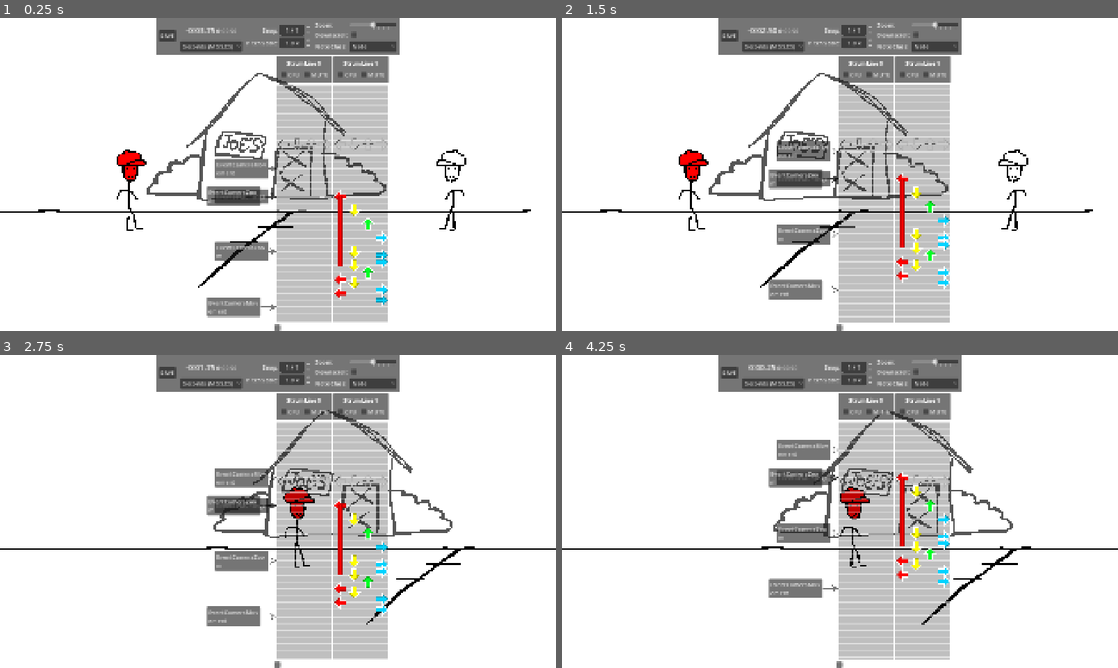
Above: before the commit, frames 1-4 (two rows, left to right).
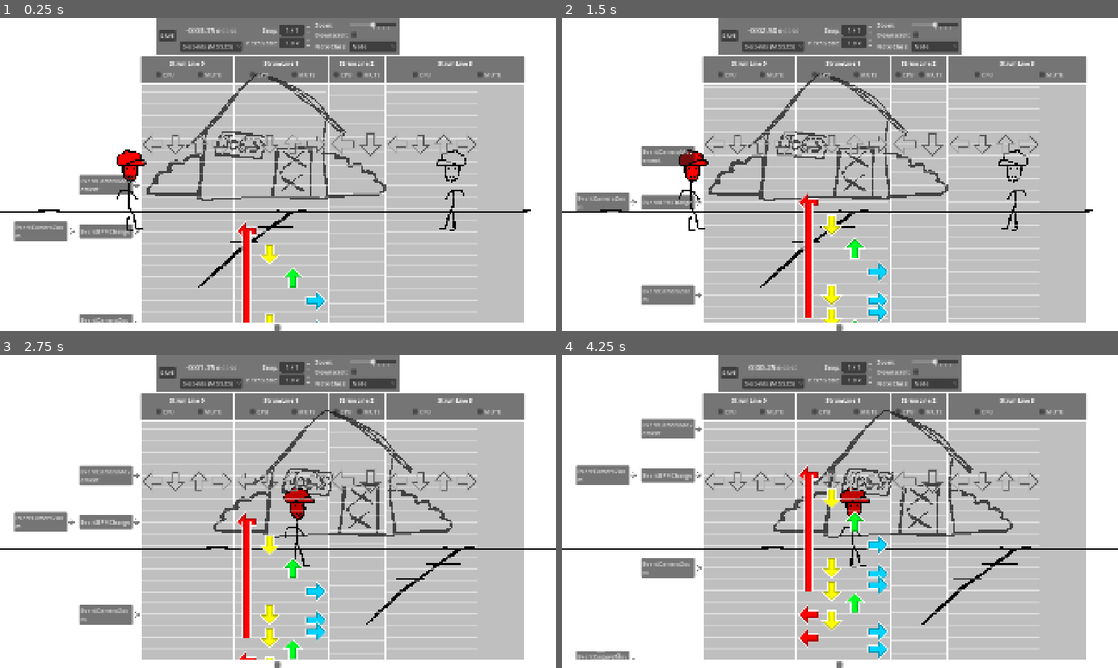
Above: after the commit, the same moments.

Repository: B3GD/b3gd
Game: Godot game, scene res://songs/test/song.tscn
Same seed, same stepped clock (60 frames per second), same inputs: the game is played once before the commit and once after it. This scene is started directly instead of the project's main scene. Sound files missing from this copy of the repository are replaced by a short silence.
Inputs:
- Up to frame 1 (0.25 s): no input
- Up to frame 2 (1.5 s): hold Up (editor_time_up) 0.53-1.28 s; hold Down (editor_time_down) from 1.28 s (still down)
- Up to frame 3 (2.75 s): release Down (editor_time_down) at 2.03 s; hold Up (editor_time_up) from 2.03 s (still down)
- Up to frame 4 (4.25 s): release Up (editor_time_up) at 3.53 s; hold Down (editor_time_down) from 3.53 s (still down)

The runs differ from the first frame. In frame 1, 46% of the frame differs, in the area x 2-95%, y 12-98%; in frame 2, 46%; in frame 3, 47%; in frame 4, 47%.

Commit message:
half implemented chart multikey kind of

Diff:
--- a/b3gd/chart_editor/event_view_arranger.gd
+++ b/b3gd/chart_editor/event_view_arranger.gd
@@ -5,6 +5,7 @@
 @export var event_box_scene: PackedScene
 @export var pixel_top: int
 @export var extra_right_line_width: int
+@export var event_lane_width: int
 
 @onready var chart_source = get_tree().get_first_node_in_group("ChartSource")
 @onready var scroll_zoom = %EditorScrollZoom
@@ -52,8 +53,7 @@
 		event_box_y *= 64 * scroll_mult
 		event_box_y += pixel_top
 		event_box_y += height * baseline_mult
-		var event_box_grid_width = event_box.custom_minimum_size.x
-		var current_event_box_width = event_box_grid_width * (event_box.lane + 1)
-		event_box.position.x = size.x - current_event_box_width
+		var lane_offset = -event_lane_width * event_box.lane
+		event_box.position.x = size.x - event_box.custom_minimum_size.x + lane_offset
 		event_box.position.y = event_box_y - (event_box.size.y * 0.5)
-		event_box.size.x = current_event_box_width + extra_right_line_width
+		event_box.size.x = event_box.custom_minimum_size.x + extra_right_line_width
--- a/b3gd/chart_editor/strumline_container.gd
+++ b/b3gd/chart_editor/strumline_container.gd
@@ -5,9 +5,6 @@
 
 func _ready() -> void:
 	update_strumlines()
-	await get_tree().create_timer(5.0).timeout
-	update_strumlines()
-	print("oehoho")
 
 func update_strumlines():
 	#if get_children().size() - 1 == chart_source.chart.strum_lines.size():
--- a/b3gd/chart_editor/time_bar.gd
+++ b/b3gd/chart_editor/time_bar.gd
@@ -6,7 +6,6 @@
 func _process(_delta: float) -> void:
 	var time = song_audio_player.song_progress_seconds
 	var total = song_audio_player.stream.get_length()
-	print(time, total)
 	$CurrentTimeLabel.text = format_time_into_minutes(time)
 	$TotalTimeLabel.text = format_time_into_minutes(total)
 
--- a/b3gd/chart_player/chart_player.tscn
+++ b/b3gd/chart_player/chart_player.tscn
@@ -301,6 +301,7 @@
 event_box_scene = ExtResource("14_u3uuj")
 pixel_top = 78
 extra_right_line_width = 4
+event_lane_width = 180
 
 [node name="StrumLineContainer" type="HBoxContainer" parent="EditorTools/EditorUI/VBoxContainer/HBoxContainer/ScrollContainer/HBoxContainer" unique_id=32177528]
 unique_name_in_owner = true
--- a/b3gd/chart_player/note_renderers/control_renderer.gd
+++ b/b3gd/chart_player/note_renderers/control_renderer.gd
@@ -23,7 +23,8 @@
 	queue_redraw()
 
 func _draw() -> void:
-	var fill_scale = size.x / 256
+	custom_minimum_size.x = (64 * note_manager.strum_lines[strum_line_idx].receptors.size())
+	var fill_scale = size.x / custom_minimum_size.x
 	draw_rect(Rect2(Vector2.ZERO, size), Color(0.0, 0.0, 0.0, 0.25))
 	draw_set_transform(
 		Vector2(0, size.y * (0.25 + (float(downscroll) * 0.5))),
--- a/songs/test/chart.tres
+++ b/songs/test/chart.tres
@@ -333,6 +333,48 @@
 script = ExtResource("4_s0yfo")
 receptors = Array[ExtResource("5_y1qrp")]([SubResource("Resource_hj4t8"), SubResource("Resource_jx4dp"), SubResource("Resource_dfst8"), SubResource("Resource_8dxfr")])
 
+[sub_resource type="Resource" id="Resource_msnhh"]
+script = ExtResource("5_y1qrp")
+metadata/_custom_type_script = "uid://mae25nhr3e8c"
+
+[sub_resource type="Resource" id="Resource_tb2p0"]
+script = ExtResource("5_y1qrp")
+metadata/_custom_type_script = "uid://mae25nhr3e8c"
+
+[sub_resource type="Resource" id="Resource_1huog"]
+script = ExtResource("4_s0yfo")
+receptors = Array[ExtResource("5_y1qrp")]([SubResource("Resource_msnhh"), SubResource("Resource_tb2p0")])
+metadata/_custom_type_script = "uid://dcj6ncvkdmib8"
+
+[sub_resource type="Resource" id="Resource_ecruf"]
+script = ExtResource("5_y1qrp")
+metadata/_custom_type_script = "uid://mae25nhr3e8c"
+
+[sub_resource type="Resource" id="Resource_43lu7"]
+script = ExtResource("5_y1qrp")
+metadata/_custom_type_script = "uid://mae25nhr3e8c"
+
+[sub_resource type="Resource" id="Resource_2pvq7"]
+script = ExtResource("5_y1qrp")
+metadata/_custom_type_script = "uid://mae25nhr3e8c"
+
+[sub_resource type="Resource" id="Resource_fygwi"]
+script = ExtResource("5_y1qrp")
+metadata/_custom_type_script = "uid://mae25nhr3e8c"
+
+[sub_resource type="Resource" id="Resource_hjqbk"]
+script = ExtResource("5_y1qrp")
+metadata/_custom_type_script = "uid://mae25nhr3e8c"
+
+[sub_resource type="Resource" id="Resource_nxvwx"]
+script = ExtResource("5_y1qrp")
+metadata/_custom_type_script = "uid://mae25nhr3e8c"
+
+[sub_resource type="Resource" id="Resource_rgr8j"]
+script = ExtResource("4_s0yfo")
+receptors = Array[ExtResource("5_y1qrp")]([SubResource("Resource_ecruf"), SubResource("Resource_43lu7"), SubResource("Resource_2pvq7"), SubResource("Resource_fygwi"), SubResource("Resource_hjqbk"), SubResource("Resource_nxvwx")])
+metadata/_custom_type_script = "uid://dcj6ncvkdmib8"
+
 [sub_resource type="Resource" id="Resource_kjr5n"]
 script = ExtResource("8_3e5jf")
 instrumental = ExtResource("7_gervv")
@@ -342,6 +384,6 @@
 script = ExtResource("3_vfrlu")
 metadata = SubResource("Resource_x1mtf")
 tracks = SubResource("Resource_kjr5n")
-strum_lines = Array[ExtResource("4_s0yfo")]([SubResource("Resource_ornok"), SubResource("Resource_vn8tq")])
+strum_lines = Array[ExtResource("4_s0yfo")]([SubResource("Resource_ornok"), SubResource("Resource_vn8tq"), SubResource("Resource_1huog"), SubResource("Resource_rgr8j")])
 events = Array[ExtResource("1_y1qrp")]([SubResource("Resource_m45sv"), SubResource("Resource_y1qrp"), SubResource("Resource_jvbwd"), SubResource("Resource_jvg1e"), SubResource("Resource_0drvw")])
 scroll_speed = 3.5
